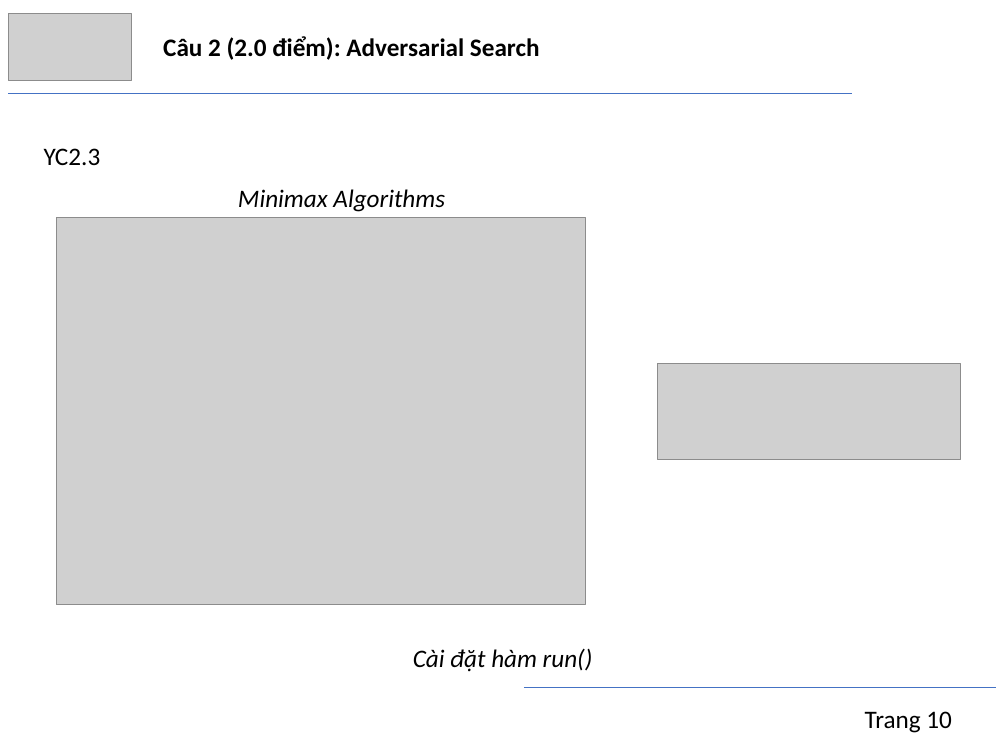
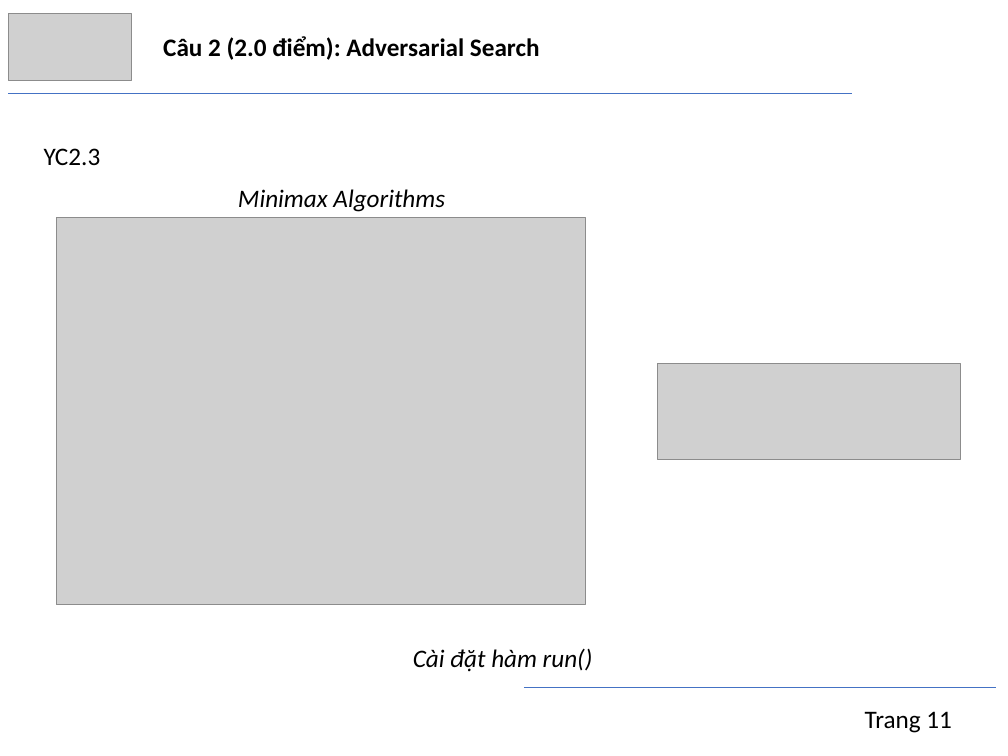
Before and after one commit to trngbro/AI, a slide deck: slide 12 of present/final/presentation.pptx (slide 10 before the commit). Drawn at 1008x756 pixels with LibreOffice and Linux fonts; fonts in the diff are those of the drawing; grey boxes stand for pictures. Boxes give left, top, right and bottom in pixels: in the first picture for what was removed or moved away, otherwise in the second. Text is boxed around its words. In the diff, an @@ line names an element or a change of style, - is before the commit and + after.

```diff
--- a/present/final/presentation.pptx
+++ b/present/final/presentation.pptx
@@ text at box(865, 711, 952, 733): text changed @@
-Trang 10
+Trang 11
```
Also in this commit, not shown: 18 other slides changed, 1 slide added, 2 other files.
